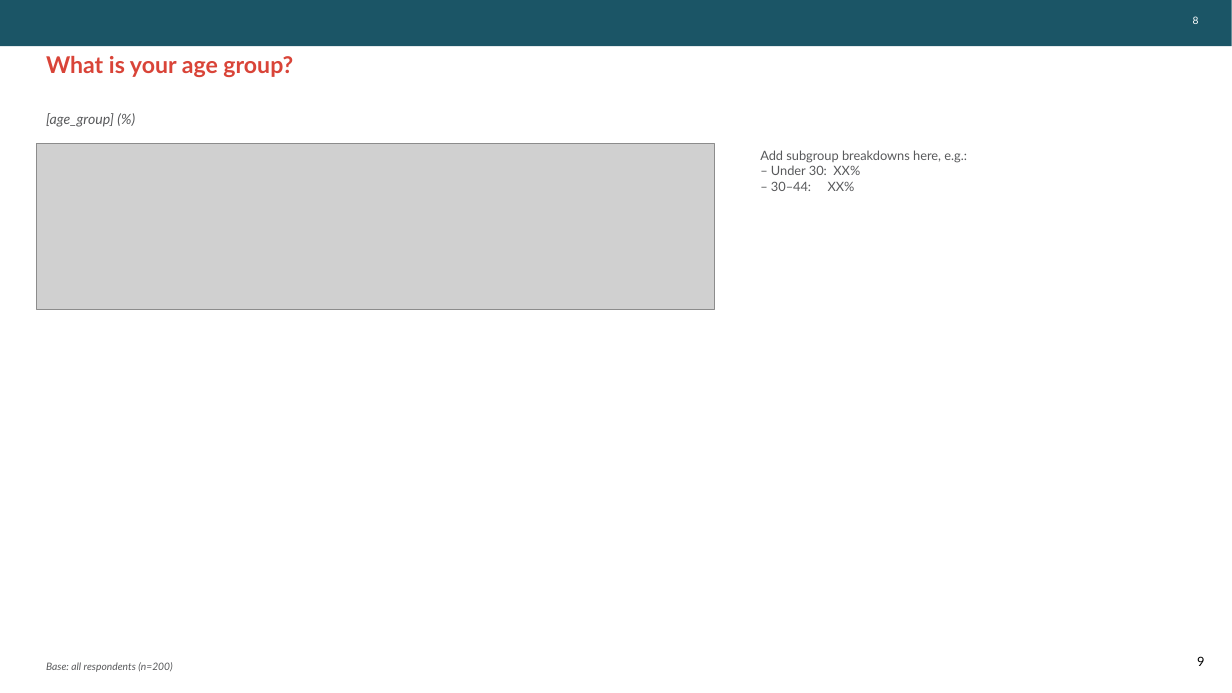
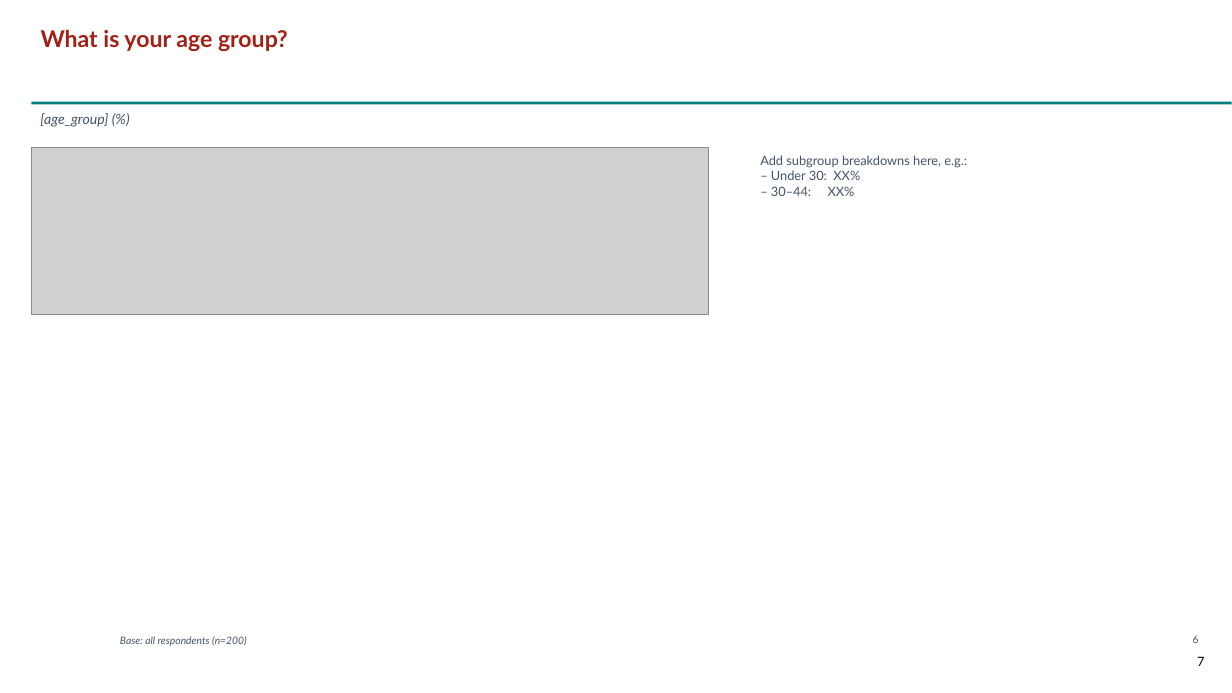
Before and after one commit to ThomasB4242/Test-1, a slide deck: slide 7 of sample_data/output.pptx (slide 9 before the commit). Drawn at 1232x693 pixels with LibreOffice and Linux fonts; fonts in the diff are those of the drawing; grey boxes stand for pictures; background and template pictures are left out. Boxes give left, top, right and bottom in pixels: in the first picture for what was removed or moved away, otherwise in the second. Text is boxed around its words. In the diff, an @@ line names an element or a change of style, - is before the commit and + after.

```diff
--- a/sample_data/output.pptx
+++ b/sample_data/output.pptx
@@ text "What is your age group?": place and size @@
-text "What is your age group?" at bbox=[46, 56, 293, 77]
+text "What is your age group?" at bbox=[41, 29, 288, 51]
@@ text "What is your age group?" at bbox=[41, 29, 288, 51]: text colour #D94438 to #A32015 @@
@@ text removed at bbox=[1193, 16, 1199, 24] @@
-8
@@ text colour #58595B to #44546A in 3 elements at bbox=[760, 155, 967, 196], bbox=[120, 636, 247, 646], bbox=[40, 113, 108, 127] @@
@@ rectangle: place and size @@
-rectangle at bbox=[0, 0, 1232, 46]
+rectangle at bbox=[31, 102, 1232, 104]
@@ rectangle at bbox=[31, 102, 1232, 104]: fill #1B5566 to #027F7C @@
@@ picture: place and size @@
-picture at bbox=[37, 143, 714, 310]
+picture at bbox=[31, 148, 709, 314]
@@ text "Base: all respondents (n=200)": place and size @@
-text "Base: all respondents (n=200)" at bbox=[46, 662, 173, 672]
+text "Base: all respondents (n=200)" at bbox=[120, 636, 247, 646]
@@ text added at bbox=[1193, 635, 1199, 643], 8 pt, text #44546A @@
+6
@@ page number at bbox=[1197, 656, 1204, 666]: text changed @@
-9
+7
```
Also in this commit, not shown: 5 other slides changed, 1 slide added, 3 slides removed, 3 other files.
